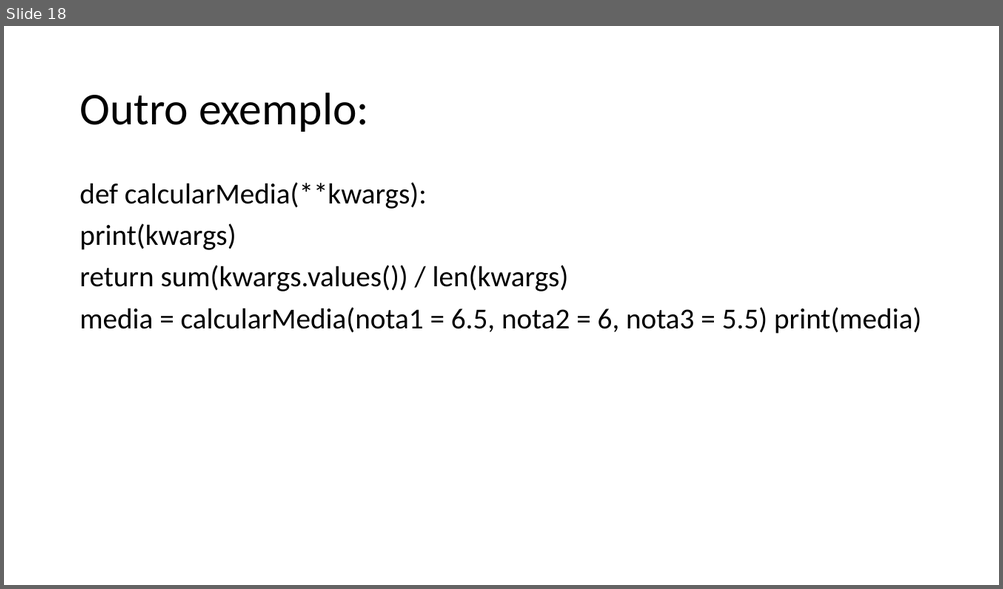
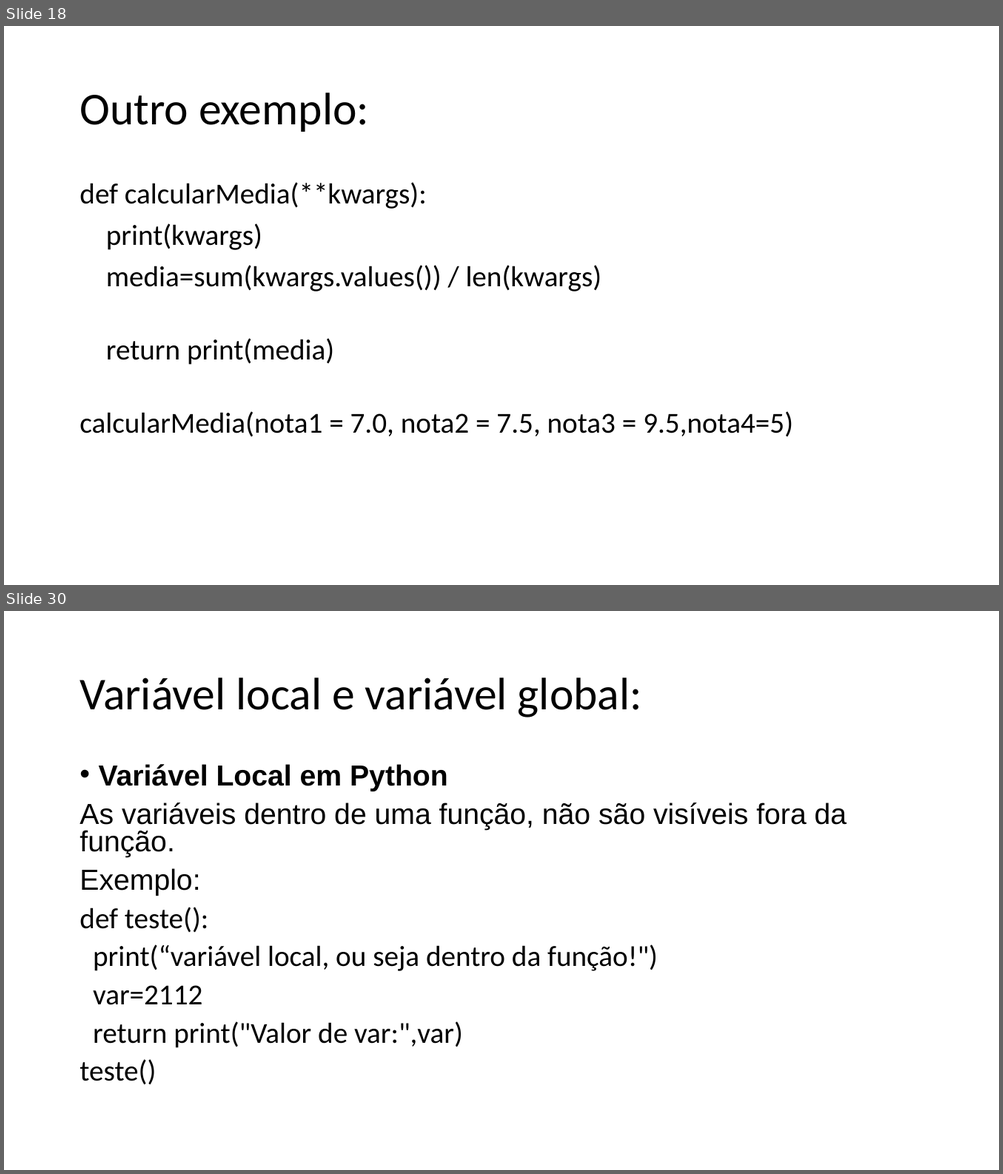
Before and after one commit to dourivaljunior/Curso-de-Python, a slide deck: CURSO DEV FULL STACK AULA 06.pptx. Shown one above the other, each under a label of ours: slide 18 before the commit, slides 18 and 30 after it; the slides between them are not shown. The pictures are 1003x589 and 1003x1174 pixels, drawn with LibreOffice and Linux fonts; fonts in the diff are those of the drawing. Boxes give left, top, right and bottom in pixels: in the first picture for what was removed or moved away, otherwise in the second. Text is boxed around its words. In the diff, an @@ line names an element or a change of style, - is before the commit and + after.

```diff
--- a/CURSO DEV FULL STACK AULA 06.pptx
+++ b/CURSO DEV FULL STACK AULA 06.pptx
@@ slide 30 added at (4,611,999,1170), background #FFFFFF @@
@@ title added at (79,678,642,718), 44 pt, text #000000 @@
+Variável local e variável global:
@@ text added at (79,764,847,1085), 28 pt, text #000000 @@
+• Variável Local em Python
+As variáveis dentro de uma função, não são visíveis fora da função.
+Exemplo:
+def teste():
+print(“variável local, ou seja dentro da função!")
+var=2112
+return print("Valor de var:",var)
+teste()
@@ slide 18 changed as well @@
@@ text at (79,265,793,437): text changed @@
-return sum(kwargs.values()) / len(kwargs)
-media = calcularMedia(nota1 = 6.5, nota2 = 6, nota3 = 5.5) print(media)
+media=sum(kwargs.values()) / len(kwargs)
+return print(media)
+calcularMedia(nota1 = 7.0, nota2 = 7.5, nota3 = 9.5,nota4=5)
```
Also in this commit, not shown: 2 other slides changed, 25 other slides added, 1 slide removed, 1 other file.
